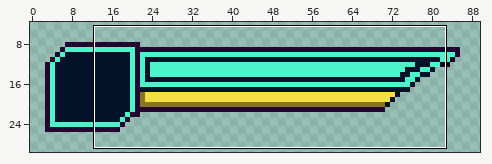
One commit to this pixel-art file: healthbar.ase. Above: a wide view before the commit, with the close-up outlined.
Close-up. Old version:
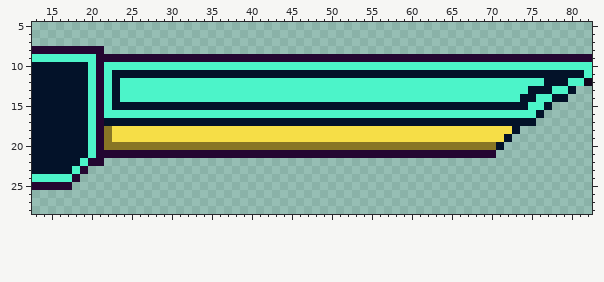
98x32 pixels, 1 frame. Shown: x 13..82, y 5..28. The wide view leaves out empty margins.
Now the later version:
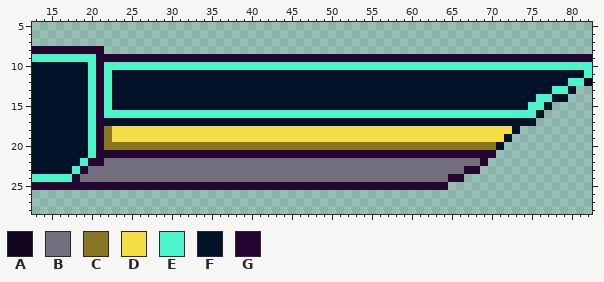
Palette (. is transparent): A #12061c  B #746f7e  C #887625  D #f6de47  E #4cf4c9  F #031229  G #240631
The edit:
Changed rows in their new state; - is an unchanged pixel.
Layer "shell":
first column x 24:
12 FFFFFFFFFFFFFFFFFFFFFFFFFFFFFFFFFFFFFFFFFFFFFFFFFFFFF
13 FFFFFFFFFFFFFFFFFFFFFFFFFFFFFFFFFFFFFFFFFFFFFFFFFFF--
14 FFFFFFFFFFFFFFFFFFFFFFFFFFFFFFFFFFFFFFFFFFFFFFFFFF---
first column x 18:
22 ----BBBBBBBBBBBBBBBBBBBBBBBBBBBBBBBBBBBBBBBBBBBBBBBG
23 --BBBBBBBBBBBBBBBBBBBBBBBBBBBBBBBBBBBBBBBBBBBBBBBGG-
24 -BBBBBBBBBBBBBBBBBBBBBBBBBBBBBBBBBBBBBBBBBBBBBBGG---
25 GGGGGGGGGGGGGGGGGGGGGGGGGGGGGGGGGGGGGGGGGGGGGGG-----
Changed places in both close-ups, as pixel boxes (x1, y1, x2, y2):
changed: (120, 78, 544, 102)
added: (72, 158, 488, 190)
